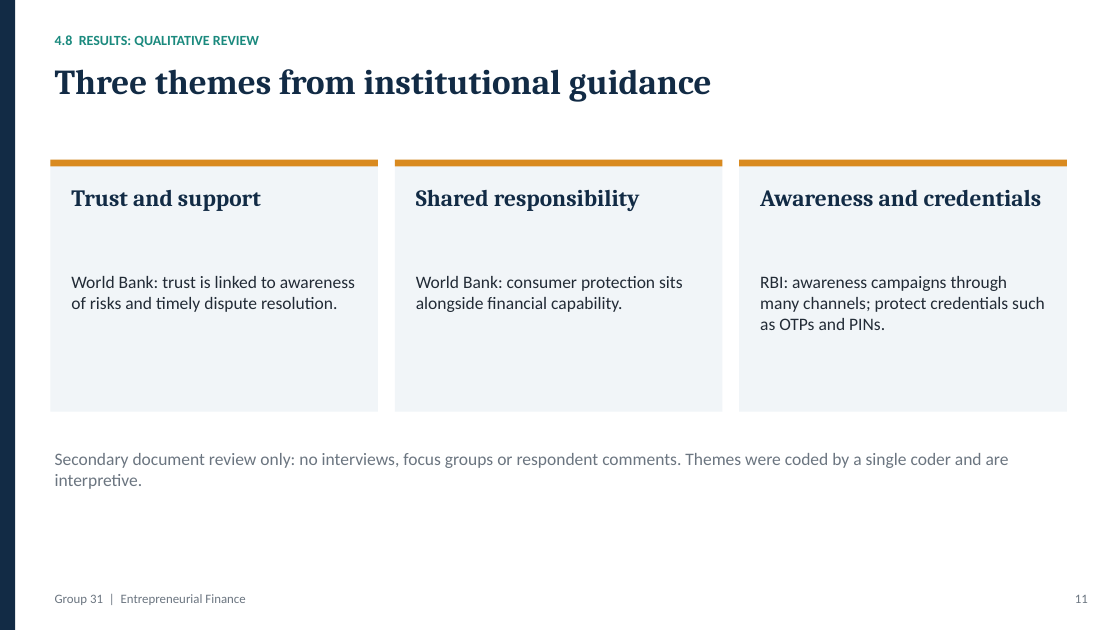
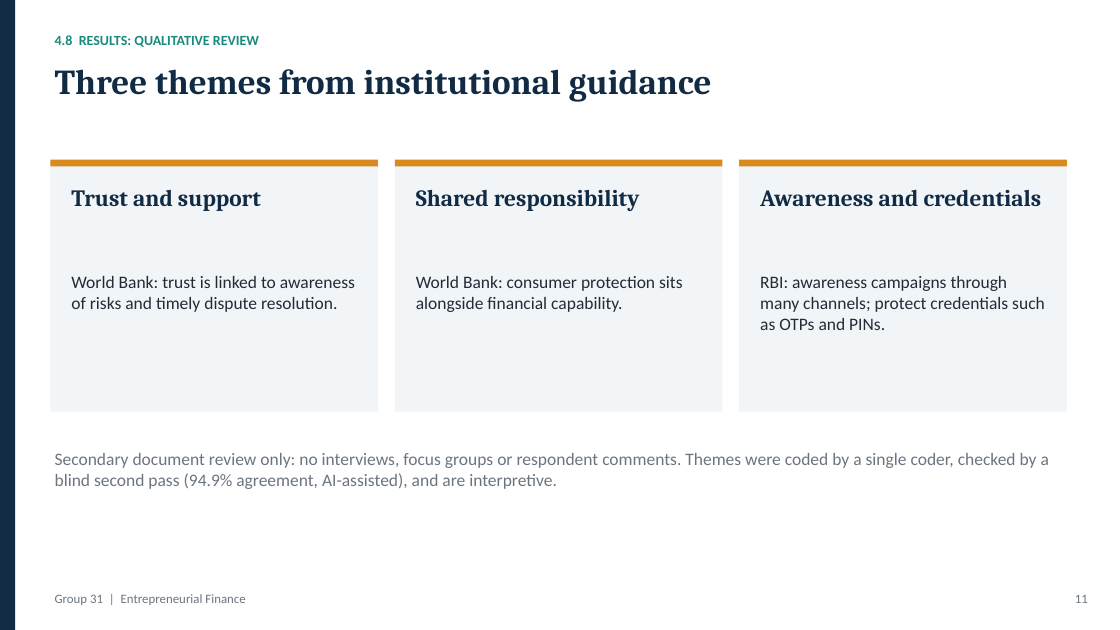
Before and after one commit to sahsudhanshu/EF, a slide deck: slide 11 of Group_31/slides/Group_31_Presentation_Final.pptx. Drawn at 1120x630 pixels with LibreOffice and Linux fonts; fonts in the diff are those of the drawing. Boxes give left, top, right and bottom in pixels: in the first picture for what was removed or moved away, otherwise in the second. Text is boxed around its words. In the diff, an @@ line names an element or a change of style, - is before the commit and + after.

```diff
--- a/Group_31/slides/Group_31_Presentation_Final.pptx
+++ b/Group_31/slides/Group_31_Presentation_Final.pptx
@@ text at (x1=55, y1=453, x2=1049, y2=489): text changed @@
-Secondary document review only: no interviews, focus groups or respondent comments. Themes were coded by a single coder and are interpretive.
+Secondary document review only: no interviews, focus groups or respondent comments. Themes were coded by a single coder, checked by a blind second pass (94.9% agreement, AI-assisted), and are interpretive.
```
Also in this commit, not shown: 1 other slide changed, 27 other files.
